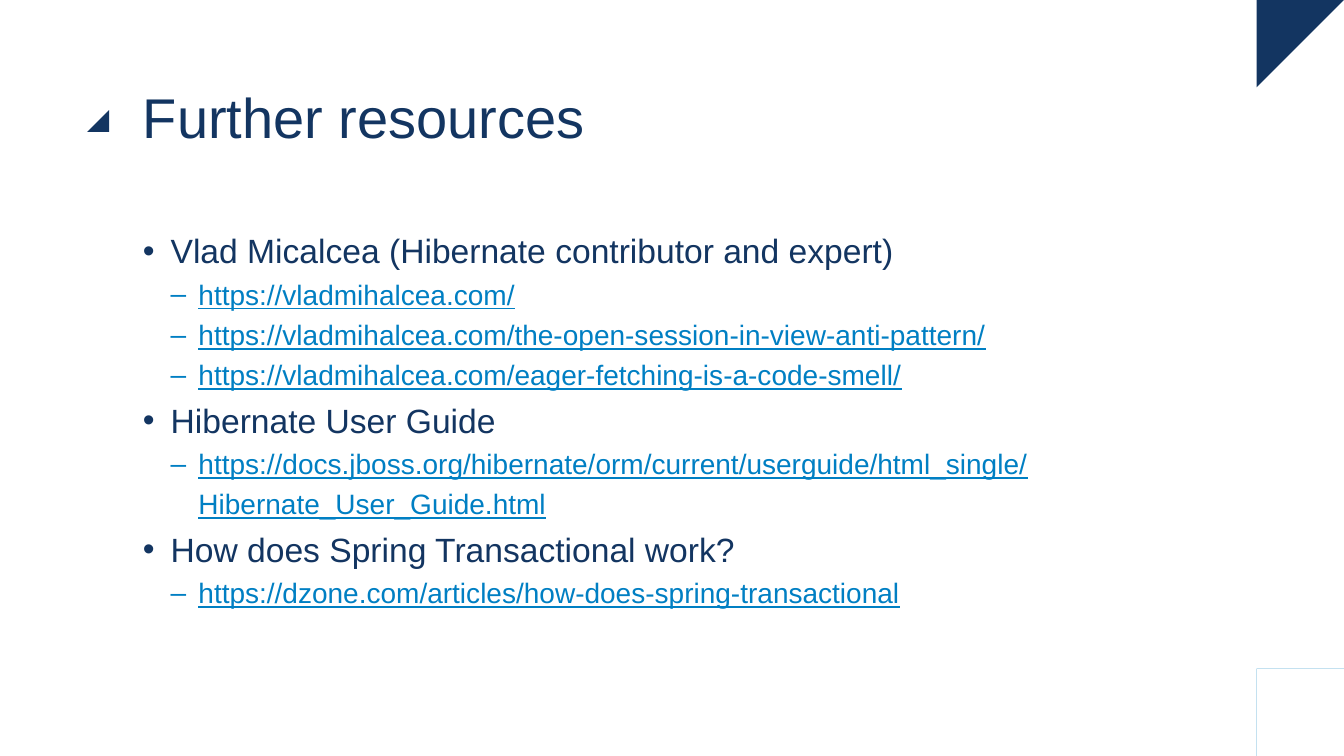
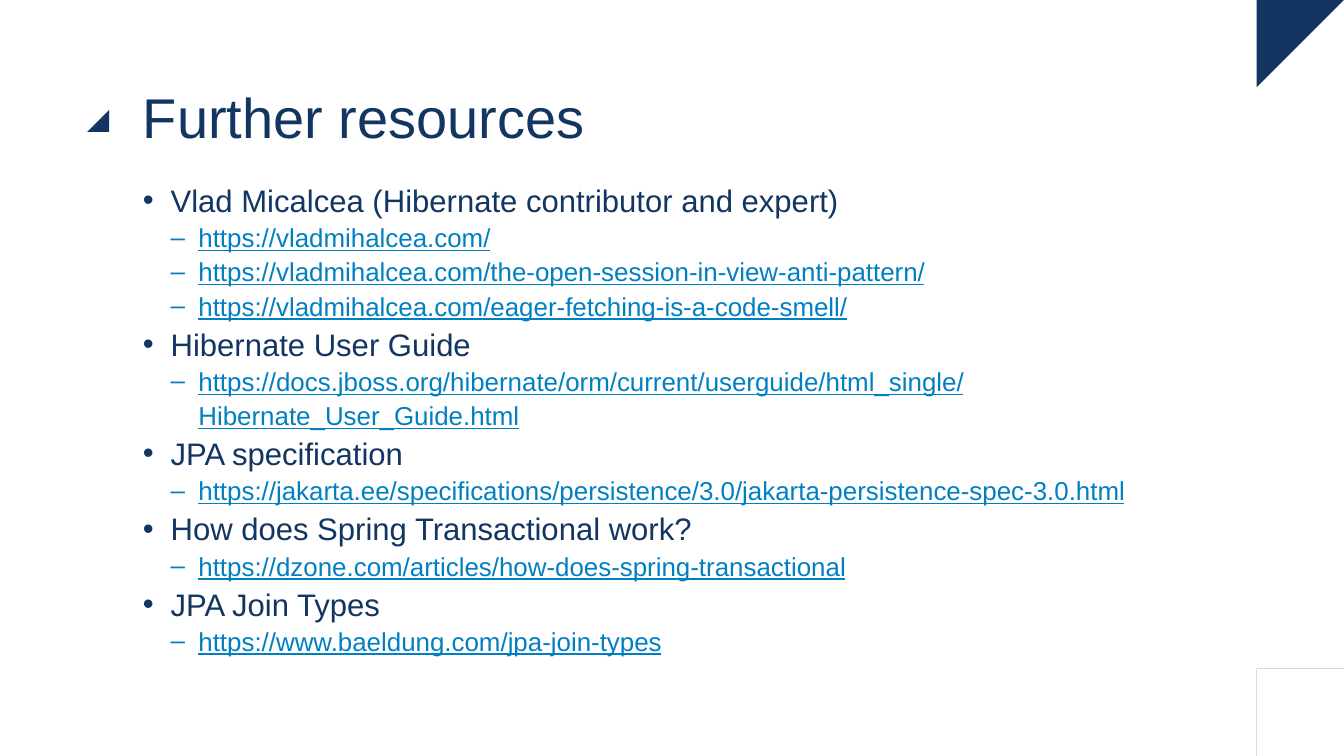
Before and after one commit to raoulvdberge/jpa-with-hibernate, a slide deck: slide 56 of slides.pptx (slide 54 before the commit). Drawn at 1344x756 pixels with LibreOffice and Linux fonts; fonts in the diff are those of the drawing. Boxes give left, top, right and bottom in pixels: in the first picture for what was removed or moved away, otherwise in the second. Text is boxed around its words. In the diff, an @@ line names an element or a change of style, - is before the commit and + after.

```diff
--- a/slides.pptx
+++ b/slides.pptx
@@ text "Vlad Micalcea (Hibernate contributor and ..." moved from (x1=171, y1=238, x2=1026, y2=608) to (x1=171, y1=189, x2=1124, y2=657) @@
@@ text at (x1=171, y1=189, x2=963, y2=582): size 24 to 22.2 pt in "Vlad Micalcea (Hibernate contributor and expert)", "Hibernate User Guide", "How does Spring Transactional work?"; size 20 to 18.5 pt in "https://vladmihalcea.com/", "https://vladmihalcea.com/the-open-session-in-view-anti-patte ...", "https://vladmihalcea.com/eager-fetching-is-a-code-smell/", "https://docs.jboss.org/hibernate/orm/current/userguide/html_ ..." and 1 more places; line spacing 1.2 to 1.1 @@
@@ text at (x1=171, y1=442, x2=1124, y2=506): paragraphs added @@
+• JPA specification
+  – https://jakarta.ee/specifications/persistence/3.0/jakarta-persistence-spec-3.0.html
@@ text at (x1=171, y1=593, x2=661, y2=657): paragraphs added @@
+• JPA Join Types
+  – https://www.baeldung.com/jpa-join-types
```
Also in this commit, not shown: 12 other slides changed, 2 slides added, 3 other files.
